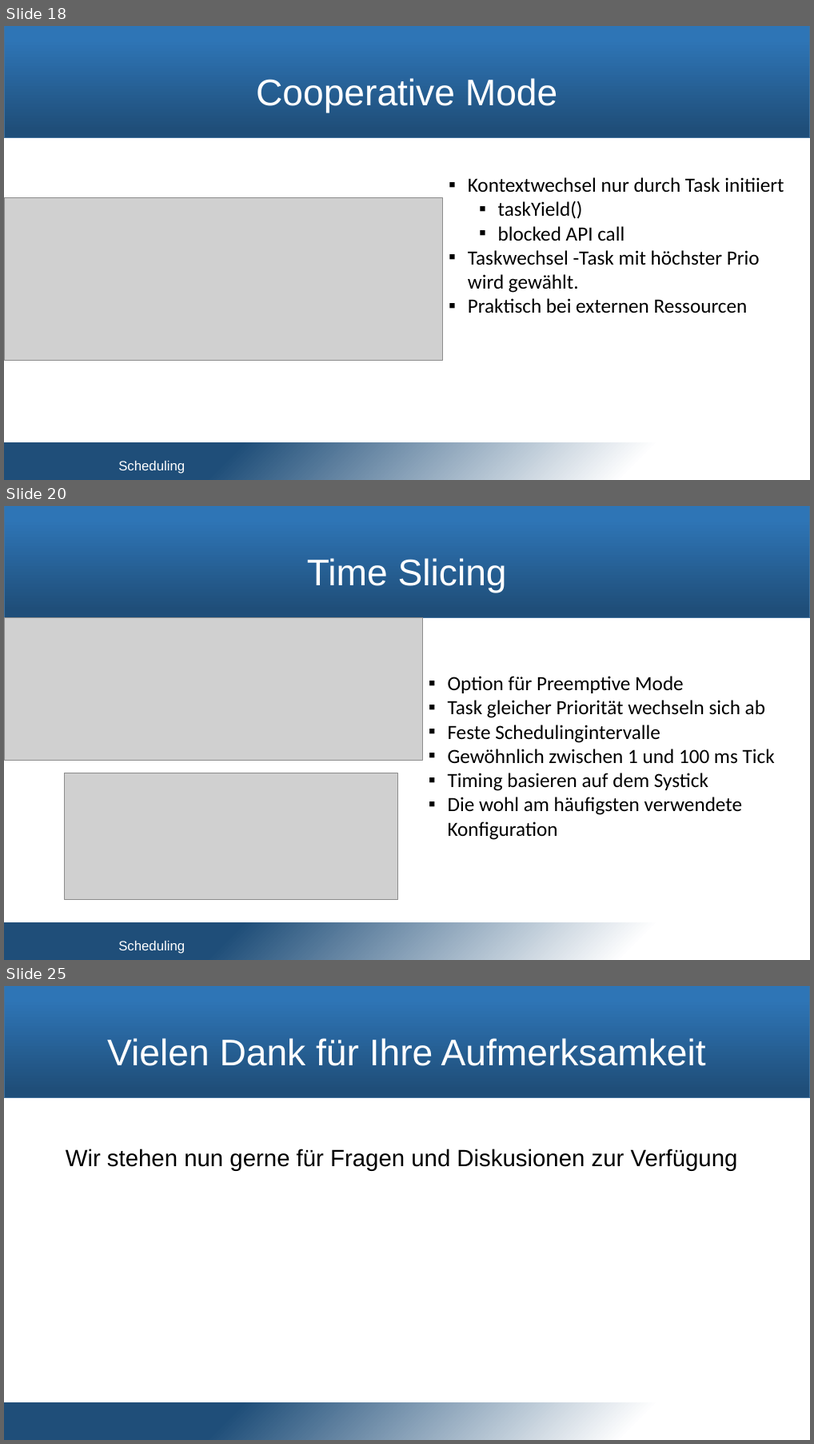
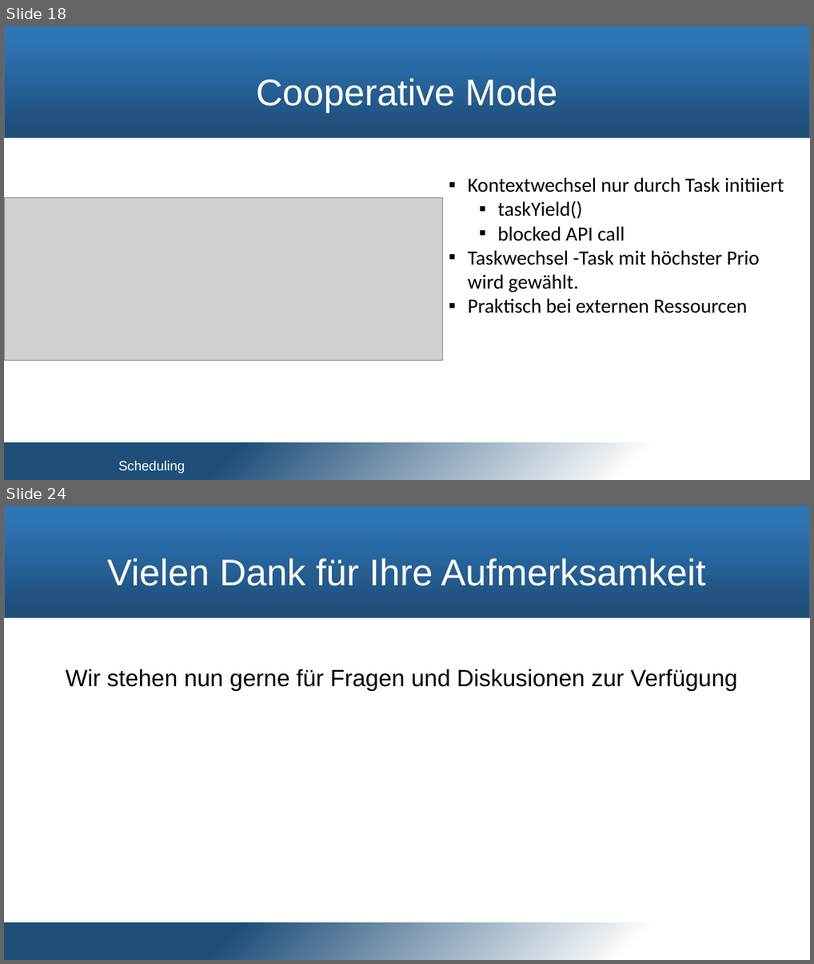
Before and after one commit to snobz/Seminar_BS_2017, a slide deck: Päsi/Seminar Betriebssysteme.pptx. Shown one above the other, each under a label of ours: slides 18, 20 and 25 before the commit, slides 18 and 24 after it; the slides between them are not shown. The pictures are 814x1444 and 814x964 pixels, drawn with LibreOffice and Linux fonts; fonts in the diff are those of the drawing; grey boxes stand for pictures; background and template pictures are left out. Boxes give left, top, right and bottom in pixels: in the first picture for what was removed or moved away, otherwise in the second. Text is boxed around its words. In the diff, an @@ line names an element or a change of style, - is before the commit and + after.

Commit message:
some work on scheduling

```diff
--- a/Päsi/Seminar Betriebssysteme.pptx
+++ b/Päsi/Seminar Betriebssysteme.pptx
@@ slide 20 removed at (x1=4, y1=506, x2=810, y2=960), background #FFFFFF; not listed: 2 template elements that a slide beside it also shows @@
@@ title removed at (x1=307, y1=558, x2=507, y2=593) @@
-Time Slicing
@@ picture removed at (x1=4, y1=618, x2=422, y2=760) @@
@@ text removed at (x1=448, y1=676, x2=775, y2=840) @@
-▪ Option für Preemptive Mode
-▪ Task gleicher Priorität wechseln sich ab
-▪ Feste Schedulingintervalle
-▪ Gewöhnlich zwischen 1 und 100 ms Tick
-▪ Timing basieren auf dem Systick
-▪ Die wohl am häufigsten verwendete Konfiguration
@@ picture removed at (x1=65, y1=772, x2=398, y2=899) @@
@@ text removed at (x1=118, y1=940, x2=185, y2=953) @@
-Scheduling
@@ what was slide 25 is now slide 24 @@
```
Also in this commit, not shown: 12 slides changed.
